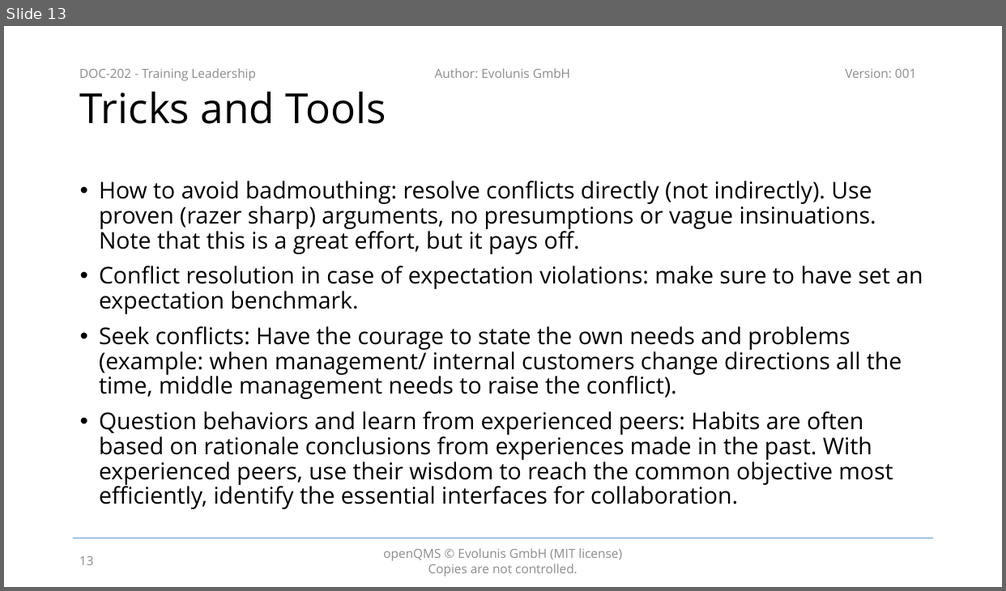
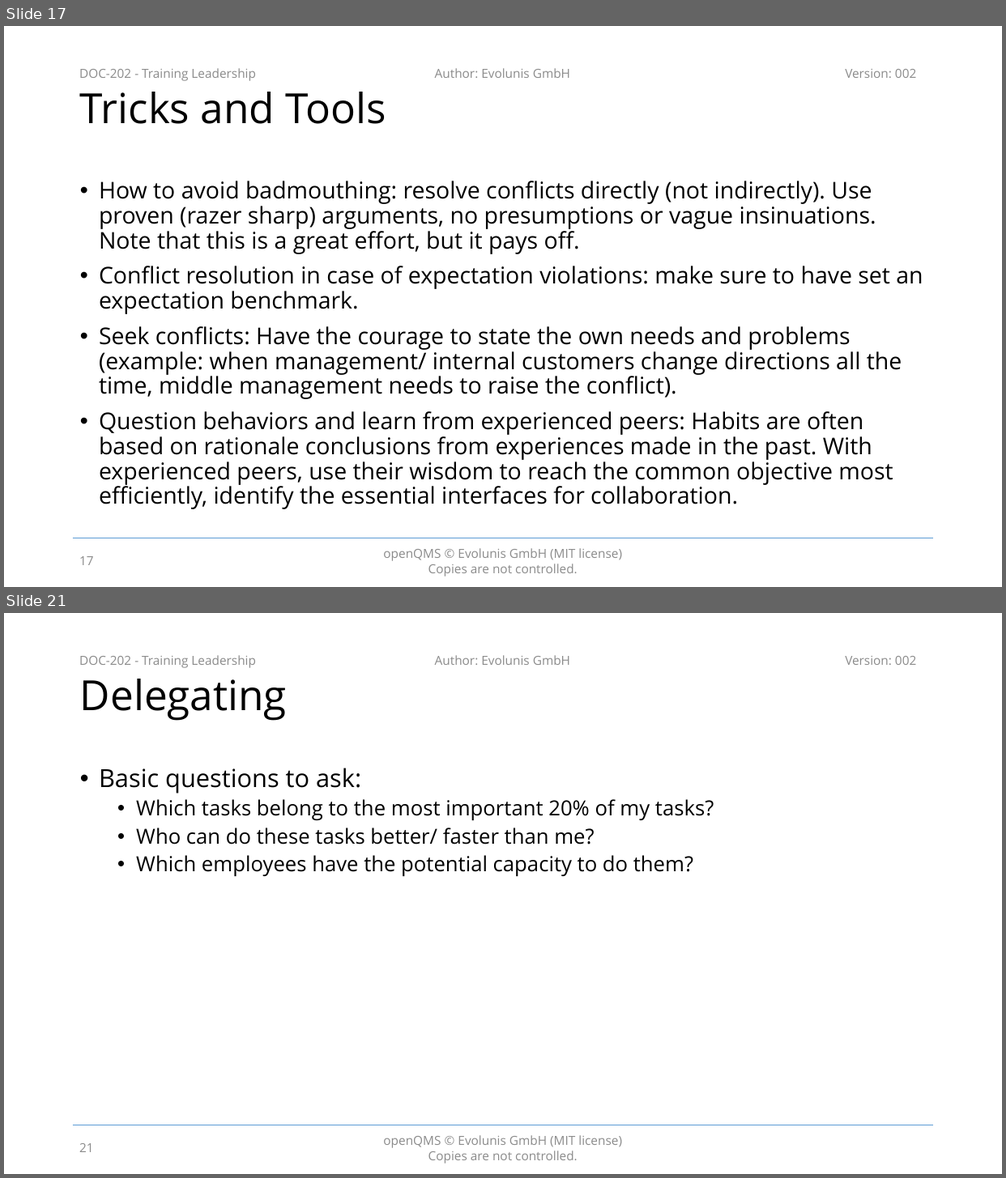
Before and after one commit to evolunis/openQMS, a slide deck: 2. Design and Development/DOC-202 - Training Leadership.pptx. Shown one above the other, each under a label of ours: slide 13 before the commit, slides 17 and 21 after it; the slides between them are not shown. The pictures are 1006x591 and 1006x1178 pixels, drawn with LibreOffice and Linux fonts; fonts in the diff are those of the drawing; background and template pictures are left out. Boxes give left, top, right and bottom in pixels: in the first picture for what was removed or moved away, otherwise in the second. Text is boxed around its words. In the diff, an @@ line names an element or a change of style, - is before the commit and + after.

```diff
--- a/2. Design and Development/DOC-202 - Training Leadership.pptx
+++ b/2. Design and Development/DOC-202 - Training Leadership.pptx
@@ slide 21 added at [4, 613, 1002, 1174], background #FFFFFF; not listed: 5 template elements that a slide beside it also shows @@
@@ title added at [80, 679, 287, 721], 40 pt, text #000000 @@
+Delegating
@@ text added at [99, 768, 714, 877], 20 pt, text #000000 @@
+• Basic questions to ask:
+  • Which tasks belong to the most important 20% of my tasks?
+  • Who can do these tasks better/ faster than me?
+  • Which employees have the potential capacity to do them?
@@ page number added at [79, 1144, 94, 1152], 12 pt, text #8C8C8C @@
+21
@@ what was slide 13 is now slide 17 @@
@@ slide 17 changed as well @@
@@ text at [845, 69, 916, 78]: text changed @@
-Version: 001
+Version: 002
@@ page number at [79, 557, 94, 565]: text changed @@
-13
+17
```
Also in this commit, not shown: 12 other slides changed, 10 other slides added.
